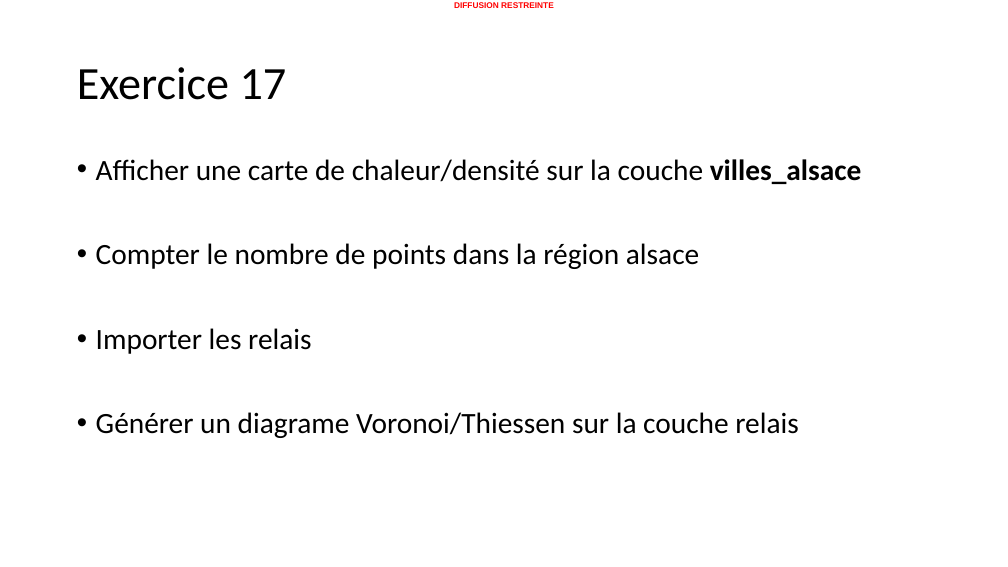
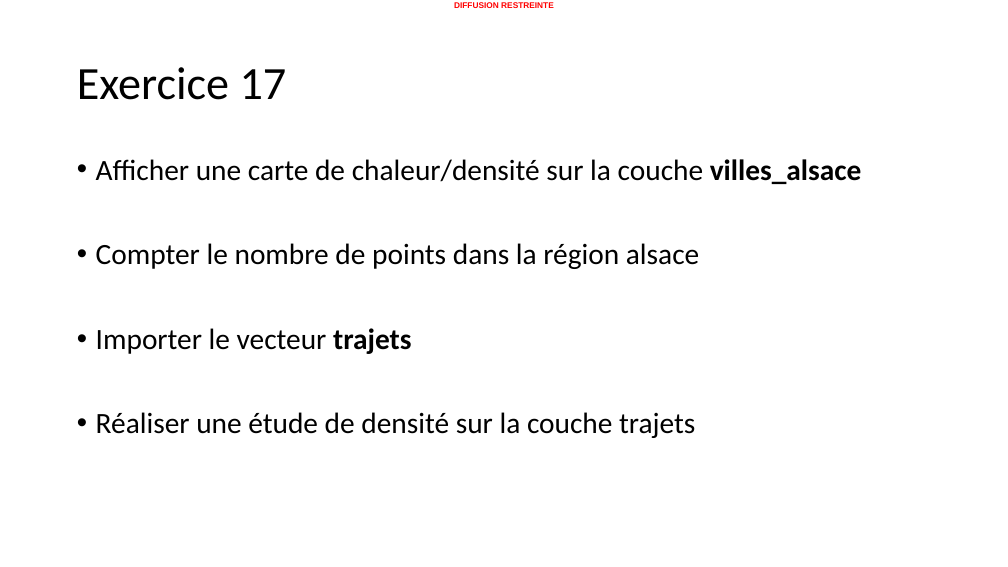
Before and after one commit to 20100dbg/OutilsGeo, a slide deck: slide 31 of cours/GM - Travaux pratiques - drill.pptx (slide 30 before the commit). Drawn at 1008x567 pixels with LibreOffice and Linux fonts; fonts in the diff are those of the drawing; background and template pictures are left out. Boxes give left, top, right and bottom in pixels: in the first picture for what was removed or moved away, otherwise in the second. Text is boxed around its words. In the diff, an @@ line names an element or a change of style, - is before the commit and + after.

```diff
--- a/cours/GM - Travaux pratiques - drill.pptx
+++ b/cours/GM - Travaux pratiques - drill.pptx
@@ text at <box>96,328,695,438</box>: text changed @@
-• Importer les relais
-• Générer un diagrame Voronoi/Thiessen sur la couche relais
+• Importer le vecteur trajets
+• Réaliser une étude de densité sur la couche trajets
```
Also in this commit, not shown: 3 other slides changed, 2 slides added, 2 slides removed, 13 other files.
